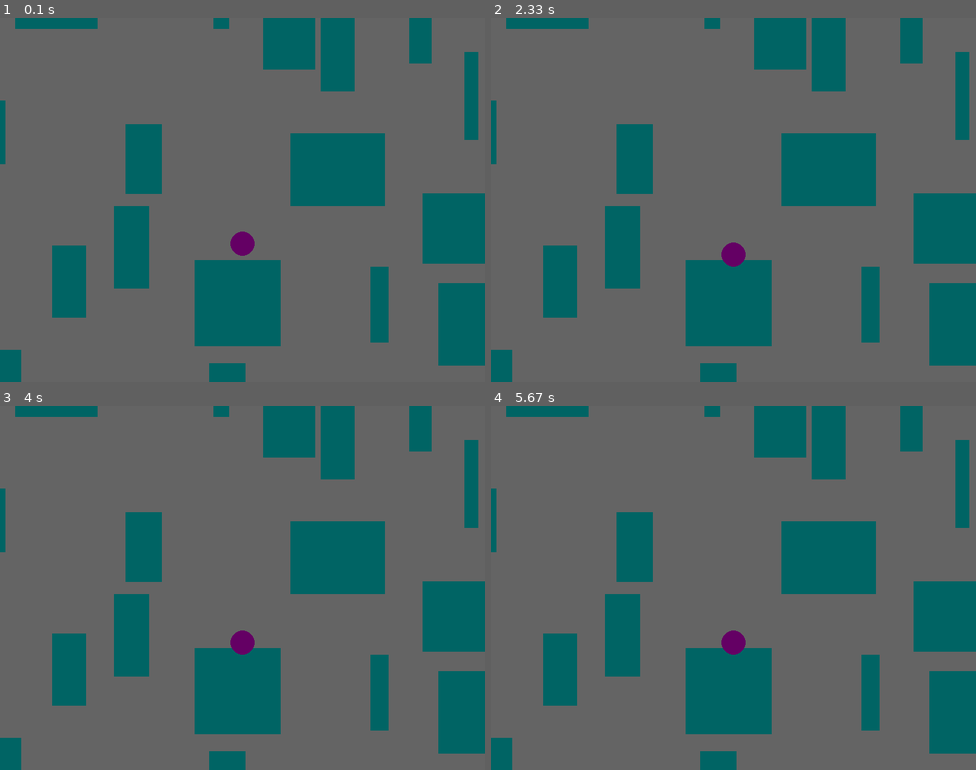
Above: before the commit, frames 1-4 (two rows, left to right).
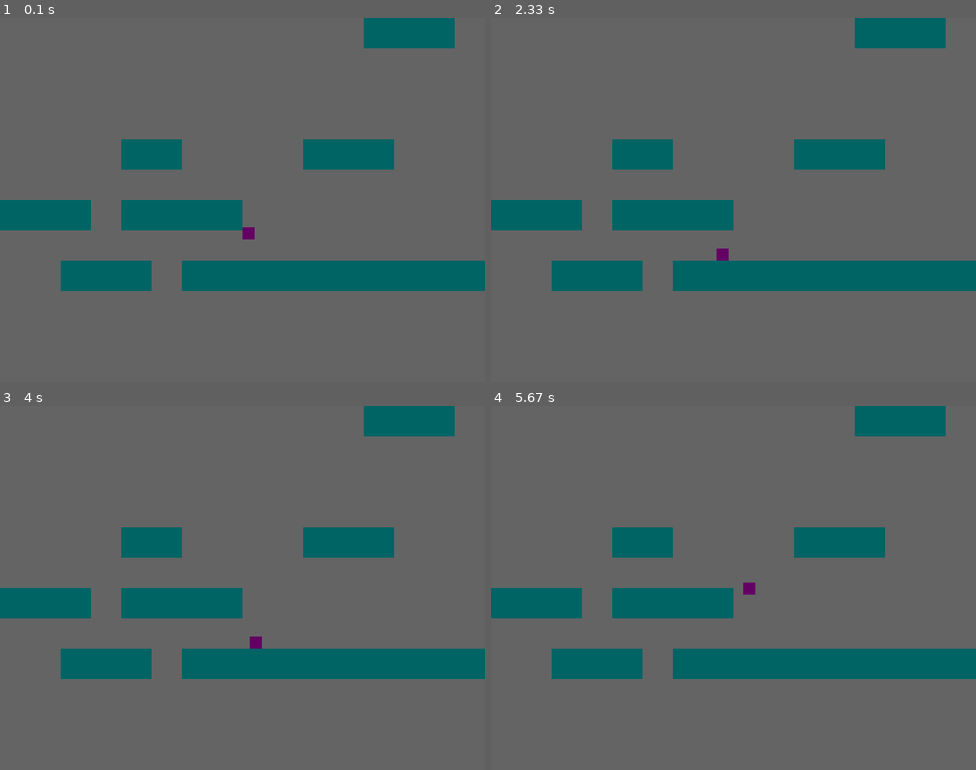
Above: after the commit, the same moments.

Repository: djnyc/pygame-intro
Game: pygame game, started from python-platform.py
Two runs of this game, one before a commit and one after it. Both use one fixed random seed, a clock stepped at 60 frames per second and the inputs below.
Inputs:
- Up to frame 1 (0.1 s): no input
- Up to frame 2 (2.33 s): hold Right 0.33-0.8 s; hold Up 0.83-1.13 s; hold Right 1.17-1.63 s; hold Left 1.67-2.2 s; hold Down from 2.23 s (still down)
- Up to frame 3 (4 s): release Down at 2.53 s; hold Left 2.57-2.97 s; hold Up 3-3.37 s; hold Right from 3.4 s (still down)
- Up to frame 4 (5.67 s): release Right at 4.03 s; hold Left 4.47-4.93 s; hold Right 4.97-5.43 s; hold Up from 5.47 s (still down)

The runs differ from the first frame. In frame 1, 27% of the frame differs, in the area x 0-100%, y 0-100%; in frame 2, 27%; in frame 3, 27%; in frame 4, 27%.

Commit message:
We have a sort of platform thingy. No sprites yet.

Diff:
--- a/python-platform.py
+++ b/python-platform.py
@@ -20,36 +20,39 @@
 
 class Player:
     def __init__(self, x, y):
-        self.x, self.y = x, y
         self.vx, self.vy = 0, 0
-        self.r = 20
+        self.rect = pygame.Rect(x, y, 20, 20)
         self.color = (100, 0, 100)
-        self.g = 2
-        self.rect = None
+        self.g = 1
         self.ox, self.oy = None, None
 
     def draw(self):
-        self.rect = pygame.draw.circle(screen, self.color, (self.x - viewport.x, self.y - viewport.y), self.r)
+        new_rect = self.rect.move(-viewport.x, -viewport.y)
+
+        pygame.draw.rect(screen, self.color, new_rect)
 
     def move(self, dx, dy):
-        self.vx = dx
-        self.vy = dy
+        self.vx += dx
+        self.vy += dy
+
+        if self.vy < -8:
+            self.vy = -8
+
 
     def update(self):
 
-        self.ox, self.oy = self.x, self.y
+        self.ox, self.oy = self.rect.topleft
 
-        self.x += self.vx
-        self.y += self.vy
+        self.rect.move_ip(self.vx, self.vy)
 
         self.vx = 0
         self.vy += self.g
 
+
     def revert(self):
-        self.x = self.ox
-        self.y = self.oy
-        self.vx = 0
-        self.vy = 0
+        self.rect.x, self.rect.y = self.ox, self.oy
+
+        self.vx, self.vy = 0, 0
 
 
 class Viewport:
@@ -60,18 +63,20 @@
     def move(self, player):
         w, h = screen.get_size()
 
-        if player.x - self.x < self.envelope:
-            self.x += player.x - self.x - self.envelope
-        if player.x - self.x > w - self.envelope:
-            self.x += player.x - self.x - (w - self.envelope)
-        if player.y - self.y < self.envelope:
-            self.y += player.y - self.y - self.envelope
-        if player.y - self.y > h - self.envelope:
-            self.y += player.y - self.y - (h - self.envelope)
+        px, py = player.rect.topleft
 
+        if px - self.x < self.envelope:
+            self.x += px - self.x - self.envelope
+        if px - self.x > w - self.envelope:
+            self.x += px - self.x - (w - self.envelope)
+        if py - self.y < self.envelope:
+            self.y += py - self.y - self.envelope
+        if py - self.y > h - self.envelope:
+            self.y += py - self.y - (h - self.envelope)
 
 
 pygame.init()
+
 screen = pygame.display.set_mode((800, 600))
 
 viewport = Viewport()
@@ -86,12 +91,14 @@
     looking = True
 
     while looking:
-        bx, by = r.randint(-1000, 1000), r.randint(-1000, 1000)
-        w, h = r.randint(20, 200), r.randint(100, 150)
+        bx, by = r.randint(-10, 10) * 100, r.randint(-10, 10) * 100
+        w, h = r.randint(2, 4) * 50, 50
 
         next_block = Block(bx, by, w, h)
 
         if blocks and next_block.rect.collidelist([b.rect for b in blocks]) != -1:
+            looking = True
+        elif next_block.rect.colliderect(player.rect):
             looking = True
         else:
             looking = False
@@ -106,26 +113,26 @@
     keys = pygame.key.get_pressed()
 
     if keys[pygame.K_UP]:
-        player.move(0, -1)
+        player.move(0, -4)
     if keys[pygame.K_DOWN]:
-        player.move(0, 1)
+        player.move(0, 4)
     if keys[pygame.K_LEFT]:
-        player.move(-1, 0)
+        player.move(-4, 0)
     if keys[pygame.K_RIGHT]:
-        player.move(1, 0)
+        player.move(4, 0)
 
     viewport.move(player)
 
     screen.fill((100, 100, 100))
+
+    player.update()
+
+    if player.rect.collidelist([b.rect for b in blocks]) != -1:
+        player.revert()
 
     for b in blocks:
         b.draw()
 
     player.draw()
 
-    player.update()
-
-    if player.rect.collidelist([b.rect for b in blocks]) != -1:
-        player.revert()
-
     pygame.display.flip()
